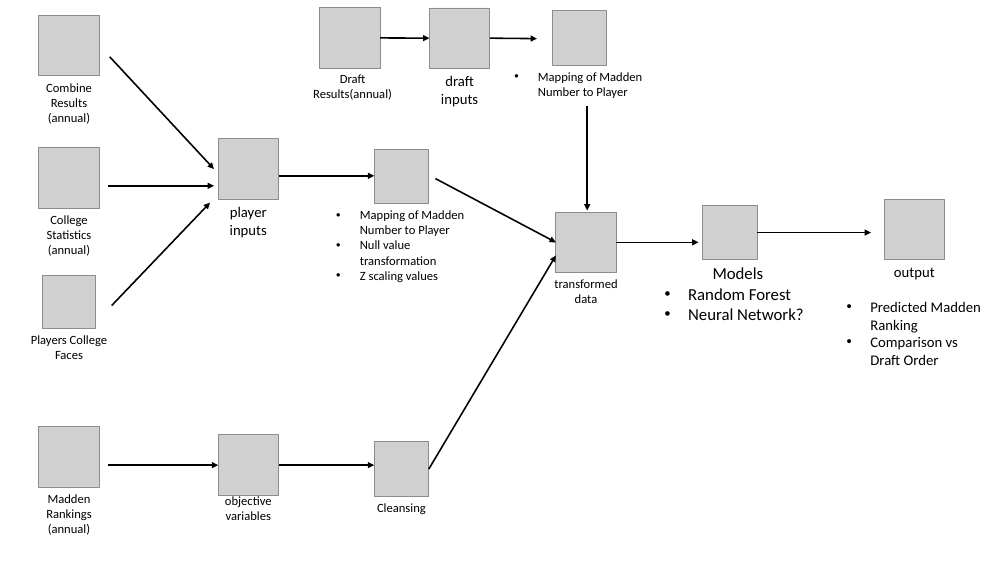
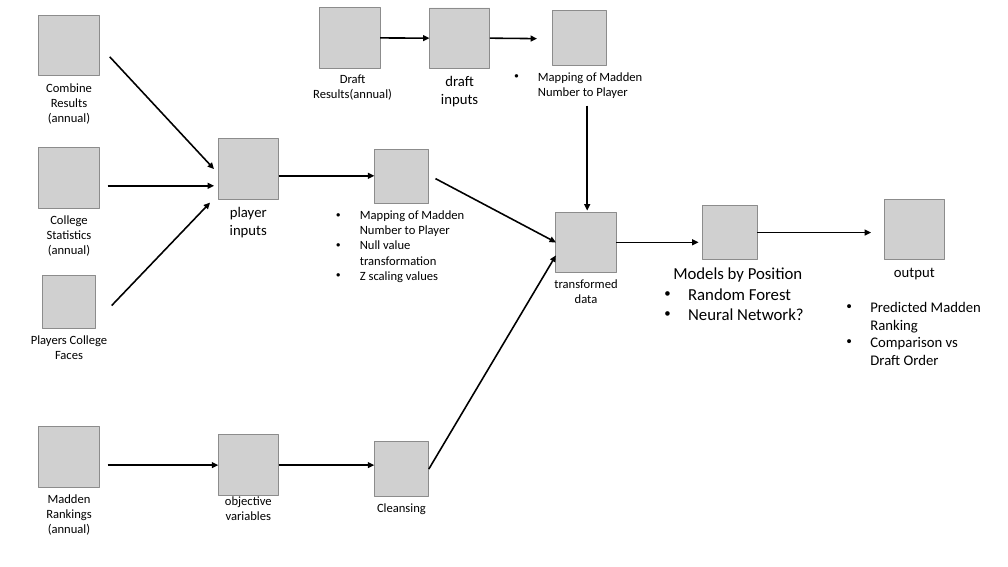
Before and after one commit to mmcelhan/nfl_capstone, a slide deck: slide 1 of diagrams/data_flow_diagram.pptx. Drawn at 1008x567 pixels with LibreOffice and Linux fonts; fonts in the diff are those of the drawing; grey boxes stand for pictures. Boxes give left, top, right and bottom in pixels: in the first picture for what was removed or moved away, otherwise in the second. Text is boxed around its words. In the diff, an @@ line names an element or a change of style, - is before the commit and + after.

```diff
--- a/diagrams/data_flow_diagram.pptx
+++ b/diagrams/data_flow_diagram.pptx
@@ text at [673,267,802,282]: text changed @@
-Models
+Models by Position
```
Also in this commit, not shown: 1 other file.
